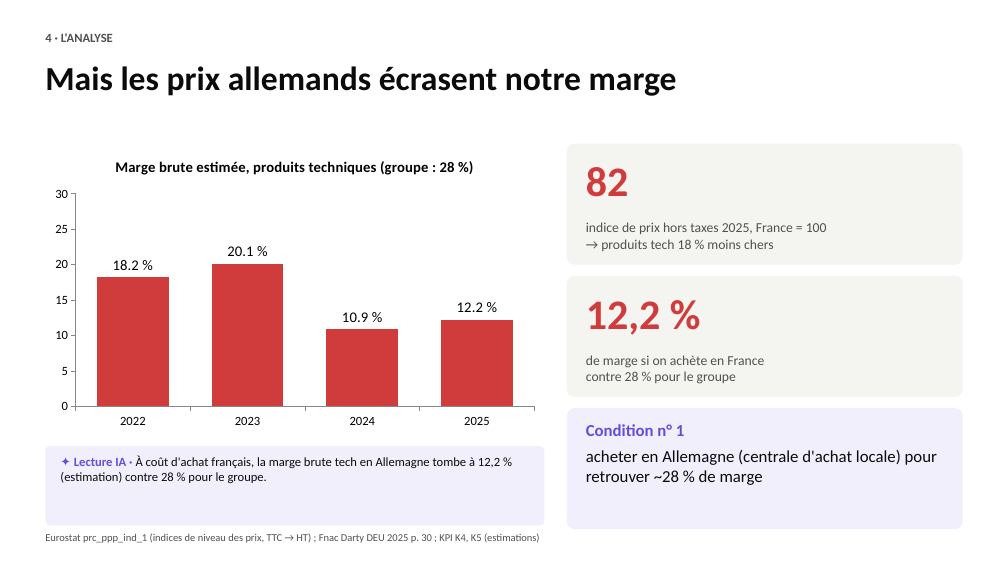
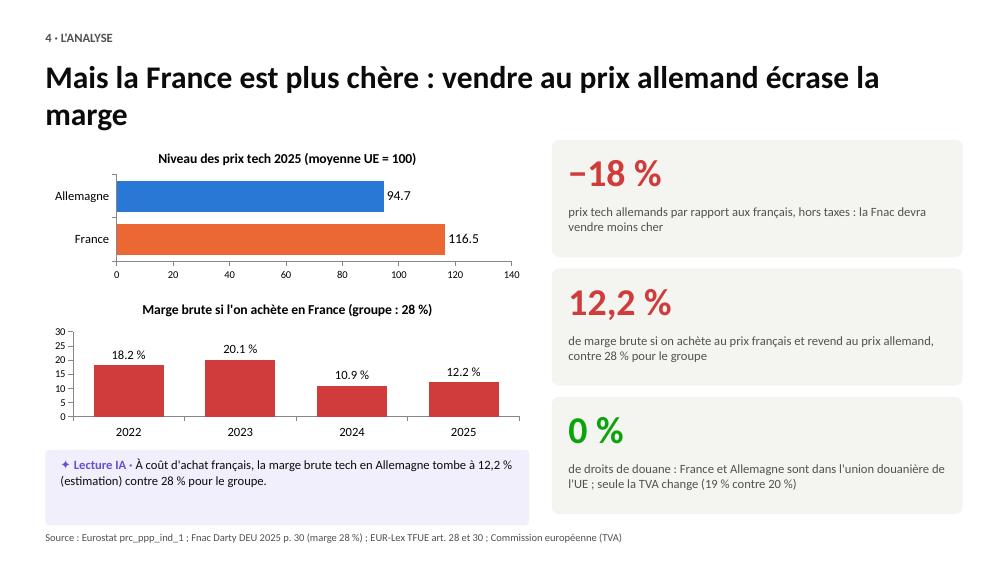
Before and after one commit to romane13long-source/fnac-expansion-allemagne, a slide deck: slide 6 of docs/Comex_Fnac_Allemagne.pptx. Drawn at 1008x567 pixels with LibreOffice and Linux fonts; fonts in the diff are those of the drawing. Boxes give left, top, right and bottom in pixels: in the first picture for what was removed or moved away, otherwise in the second. Text is boxed around its words. In the diff, an @@ line names an element or a change of style, - is before the commit and + after.

Commit message:
Slides refaites (11, fond blanc) sur le dashboard v2 : dépense par habitant, prix France vs Allemagne, 7 villes candidates, rentabilité étape par étape, capacité financière, Go sous conditions en conclusion, IA et limites ; README à jour

```diff
--- a/docs/Comex_Fnac_Allemagne.pptx
+++ b/docs/Comex_Fnac_Allemagne.pptx
@@ text at [45, 66, 879, 131]: text changed; size 32 to 30 pt @@
-Mais les prix allemands écrasent notre marge
+Mais la France est plus chère : vendre au prix allemand écrase la marge
@@ bar chart added at [45, 140, 529, 284] @@
+title "Niveau des prix tech 2025 (moyenne UE = 100)"
+categories: France, Allemagne
+Niveau des prix tech 2025 (moyenne UE = 100): 116.5, 94.7
@@ rounded rectangle: place and size @@
-rounded rectangle at [567, 144, 963, 265]
+rounded rectangle at [552, 140, 963, 257]
@@ text at [568, 160, 625, 187]: text changed; size 13 to 36 pt; text colour #52514E to #D03B3B; bold on @@
-indice de prix hors taxes 2025, France = 100
-→ produits tech 18 % moins chers
+−18 %
@@ text removed at [586, 167, 629, 197] @@
-82
@@ text added at [568, 207, 927, 231], 12 pt, text #52514E @@
+prix tech allemands par rapport aux français, hors taxes : la Fnac devra vendre moins cher
@@ rounded rectangle: place and size @@
-rounded rectangle at [567, 276, 963, 397]
+rounded rectangle at [552, 268, 963, 386]
@@ column chart at [45, 291, 529, 442] @@
@@ title "Marge brute estimée, produits techniques (groupe : 28 %)" to "Marge brute si l'on achète en France (groupe : 28 %)" @@
@@ data labels of Series 1 changed @@
@@ value axis changed @@
@@ column chart: place and size @@
-column chart at [45, 144, 544, 435]
+column chart at [45, 291, 529, 442]
@@ text "12,2 %": place and size @@
-text "12,2 %" at [586, 301, 661, 335]
+text "12,2 %" at [568, 290, 635, 320]
@@ text "12,2 %" at [568, 290, 635, 320]: size 40 to 36 pt @@
@@ text at [568, 336, 934, 362]: text changed; size 13 to 12 pt @@
-de marge si on achète en France
-contre 28 % pour le groupe
+de marge brute si on achète au prix français et revend au prix allemand, contre 28 % pour le groupe
@@ rounded rectangle: place and size @@
-rounded rectangle at [567, 408, 963, 529]
+rounded rectangle at [552, 397, 963, 514]
@@ rounded rectangle at [552, 397, 963, 514]: fill #F1EFFC to #F4F4F1 @@
@@ text added at [568, 418, 587, 444], 36 pt, text #0CA30C, bold @@
+0 %
@@ text removed at [586, 424, 937, 485] @@
-Condition n° 1
-acheter en Allemagne (centrale d'achat locale) pour retrouver ~28 % de marge
@@ rounded rectangle: place and size @@
-rounded rectangle at [45, 446, 544, 526]
+rounded rectangle at [45, 450, 529, 526]
@@ text "✦ Lecture IA · À ...": place and size @@
-text "✦ Lecture IA · À ..." at [60, 455, 500, 483]
+text "✦ Lecture IA · À ..." at [60, 459, 500, 487]
@@ text added at [568, 464, 945, 490], 12 pt, text #52514E @@
+de droits de douane : France et Allemagne sont dans l'union douanière de l'UE ; seule la TVA change (19 % contre 20 %)
@@ text at [45, 533, 622, 543]: text changed @@
-Eurostat prc_ppp_ind_1 (indices de niveau des prix, TTC → HT) ; Fnac Darty DEU 2025 p. 30 ; KPI K4, K5 (estimations)
+Source : Eurostat prc_ppp_ind_1 ; Fnac Darty DEU 2025 p. 30 (marge 28 %) ; EUR-Lex TFUE art. 28 et 30 ; Commission européenne (TVA)
```
Also in this commit, not shown: 8 other slides changed, 2 slides added, 3 other files.
